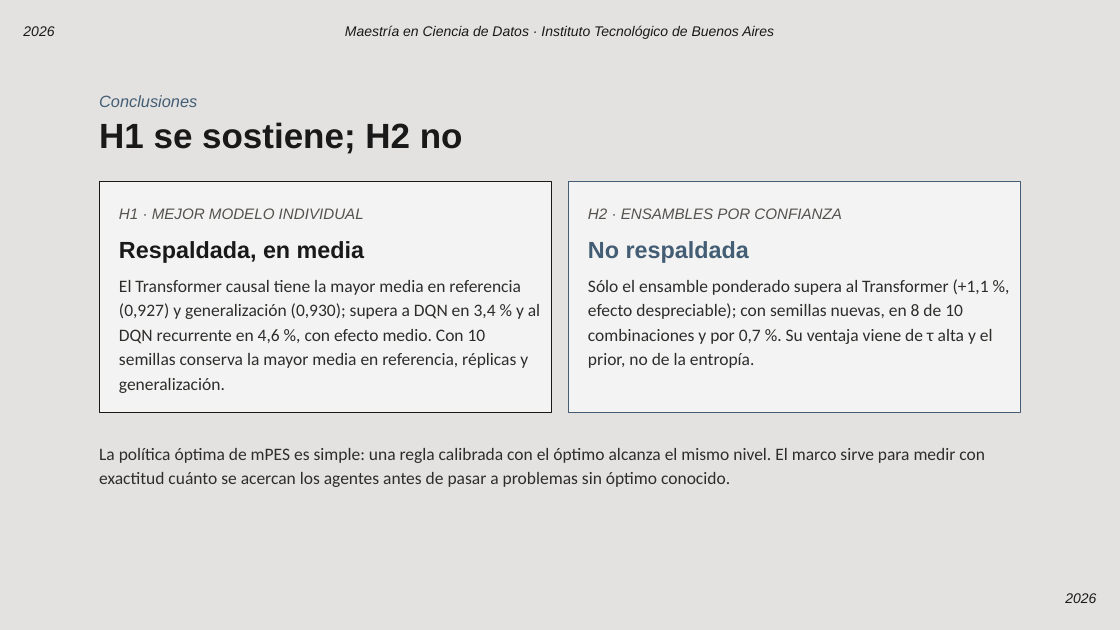
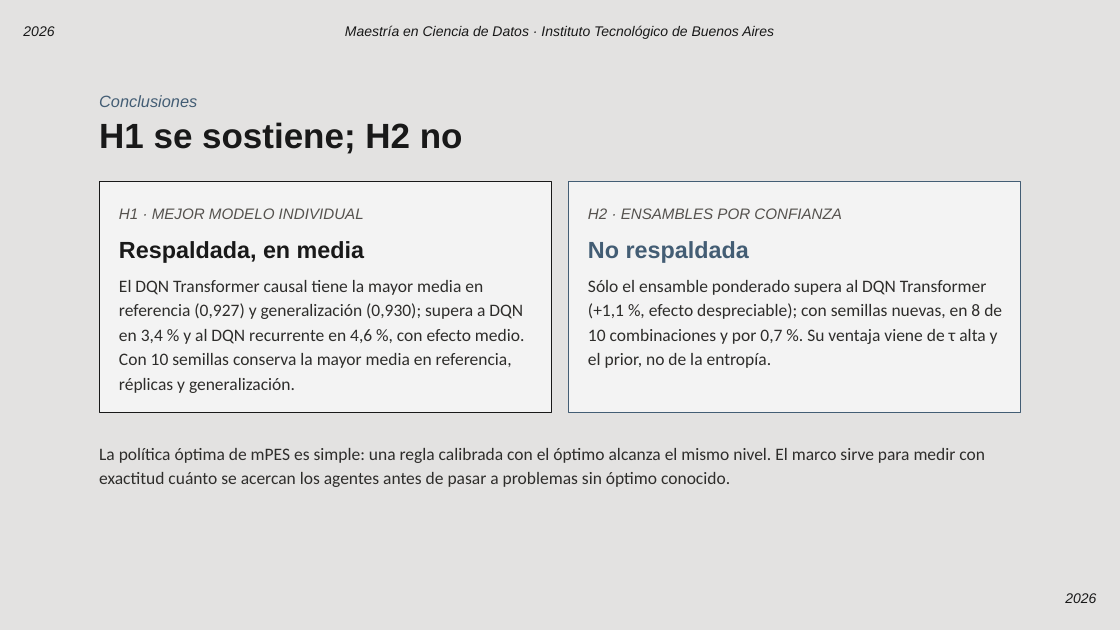
Before and after one commit to Maximiliano0/mPES, a slide deck: slide 20 of writings/out/mPES — Defensa de tesis.pptx. Drawn at 1120x630 pixels with LibreOffice and Linux fonts; fonts in the diff are those of the drawing; background and template pictures are left out. Boxes give left, top, right and bottom in pixels: in the first picture for what was removed or moved away, otherwise in the second. Text is boxed around its words. In the diff, an @@ line names an element or a change of style, - is before the commit and + after.

```diff
--- a/writings/out/mPES — Defensa de tesis.pptx
+++ b/writings/out/mPES — Defensa de tesis.pptx
@@ text at (119,280,524,393): text changed @@
-El Transformer causal tiene la mayor media en referencia (0,927) y generalización (0,930); supera a DQN en 3,4 % y al DQN recurrente en 4,6 %, con efecto medio. Con 10 semillas conserva la mayor media en referencia, réplicas y generalización.
+El DQN Transformer causal tiene la mayor media en referencia (0,927) y generalización (0,930); supera a DQN en 3,4 % y al DQN recurrente en 4,6 %, con efecto medio. Con 10 semillas conserva la mayor media en referencia, réplicas y generalización.
@@ text at (588,280,1002,368): text changed @@
-Sólo el ensamble ponderado supera al Transformer (+1,1 %, efecto despreciable); con semillas nuevas, en 8 de 10 combinaciones y por 0,7 %. Su ventaja viene de τ alta y el prior, no de la entropía.
+Sólo el ensamble ponderado supera al DQN Transformer (+1,1 %, efecto despreciable); con semillas nuevas, en 8 de 10 combinaciones y por 0,7 %. Su ventaja viene de τ alta y el prior, no de la entropía.
```
Also in this commit, not shown: 14 other slides changed.
